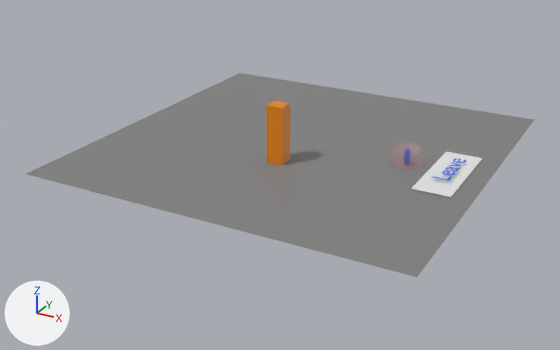
The glTF model examples/bevy_gltf_blueprints/multiple_levels/assets/models/Level1.glb as it was, and as the next commit left it.
The view is the same before and after, from a 50 mm camera at (40.8, -79.9, 35.2) aimed at (-1.2, -3.6, -3.0). The lights are fixed; the arrows at lower left show +X, +Y and +Z. Objects named as collision shapes, trigger or cutter boxes, shadow casters or lower levels of detail are left out. Where no turn or scale is listed for an object, it has been applied to the vertices.

Objects in the first picture: 'Ground.001', 'Pillar_geometry', 'Plane.004', 'player_sensor.001'.
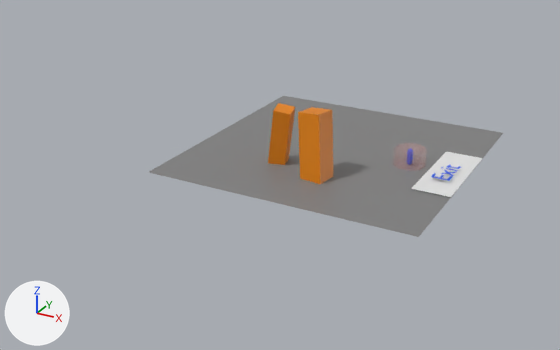
ob_pillar is not drawn itself; it is the parent of ob_pillar_geometry, ob_pillar_components, ob_pillar_collider.

Edits to the bpy script that builds the scene:
```text
Change ob_ground_001:
    ob_ground_001.location: (0.0, 0.0, 0.0) -> (4.71, 0.0, 0.0)
    ob_ground_001.scale: (0.464, 0.464, 0.232) -> (0.322, 0.322, 0.161)
Change ob_pillar:
    ob_pillar.rotation_euler: (0.0, 0.0, 0.0) -> (0.136, 0.14, 0.231)  # degrees (0, 0, 0) -> degrees (7.8, 8, 13)
Change ob_player_sensor_001:
    ob_player_sensor_001.location: (13.58, 0.15, 1.02) -> (13.84, 0.34, 1.0)
Add ob_pillar_geometry_001:
    ob_pillar_geometry_001 = bpy.data.objects.new('Pillar_geometry.001', me_cube_009)
    ob_pillar_geometry_001.parent = ob_pillar_006
    ob_pillar_geometry_001.location = (0.0, 0.0, 0.0)
Add ob_pillar_006:
    ob_pillar_006 = bpy.data.objects.new('Pillar.006', None)
    ob_pillar_006.location = (6.225, -8.301, -1.788)
    ob_pillar_006.rotation_euler = (-0.0622, -0.0919, -0.122)  # degrees (-3.6, -5.3, -7)
    ob_pillar_006.scale = (1.34, 1.34, 1.34)
```

Location of each change, (x1, y1, x2, y2) in pixels of the pictures (560 x 350 px):
'Ground.001', moved, rescaled (30% narrower, 31% shorter)
    before: (27, 73, 534, 277)
    after: (149, 96, 503, 237)
'Pillar_geometry.001', added (orange)
    after: (298, 107, 333, 184)
'Pillar_geometry', turned
    before: (266, 101, 290, 165)
    after: (268, 103, 295, 165)
'player_sensor.001', moved
    before: (390, 143, 424, 171)
    after: (393, 143, 427, 171)
